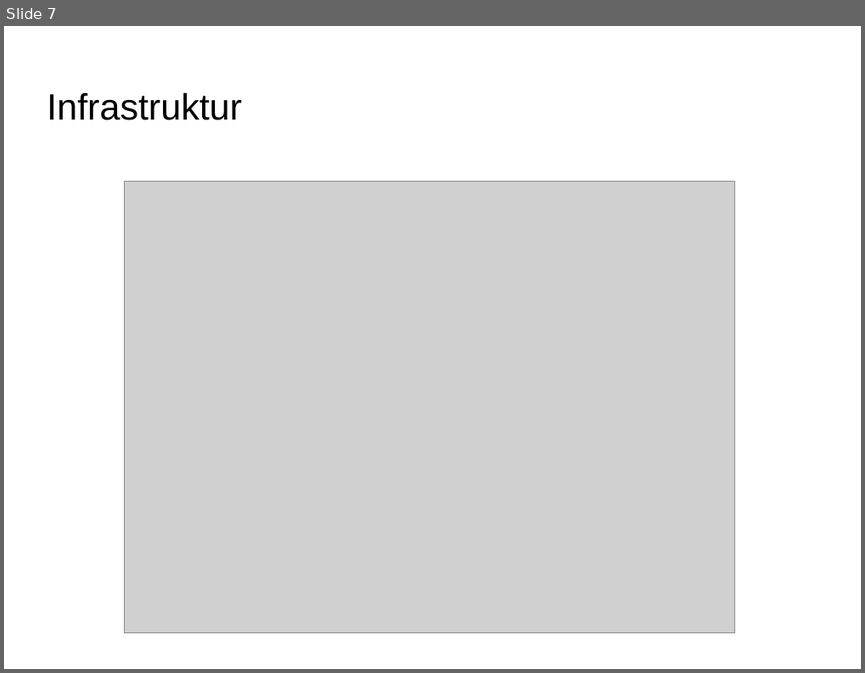
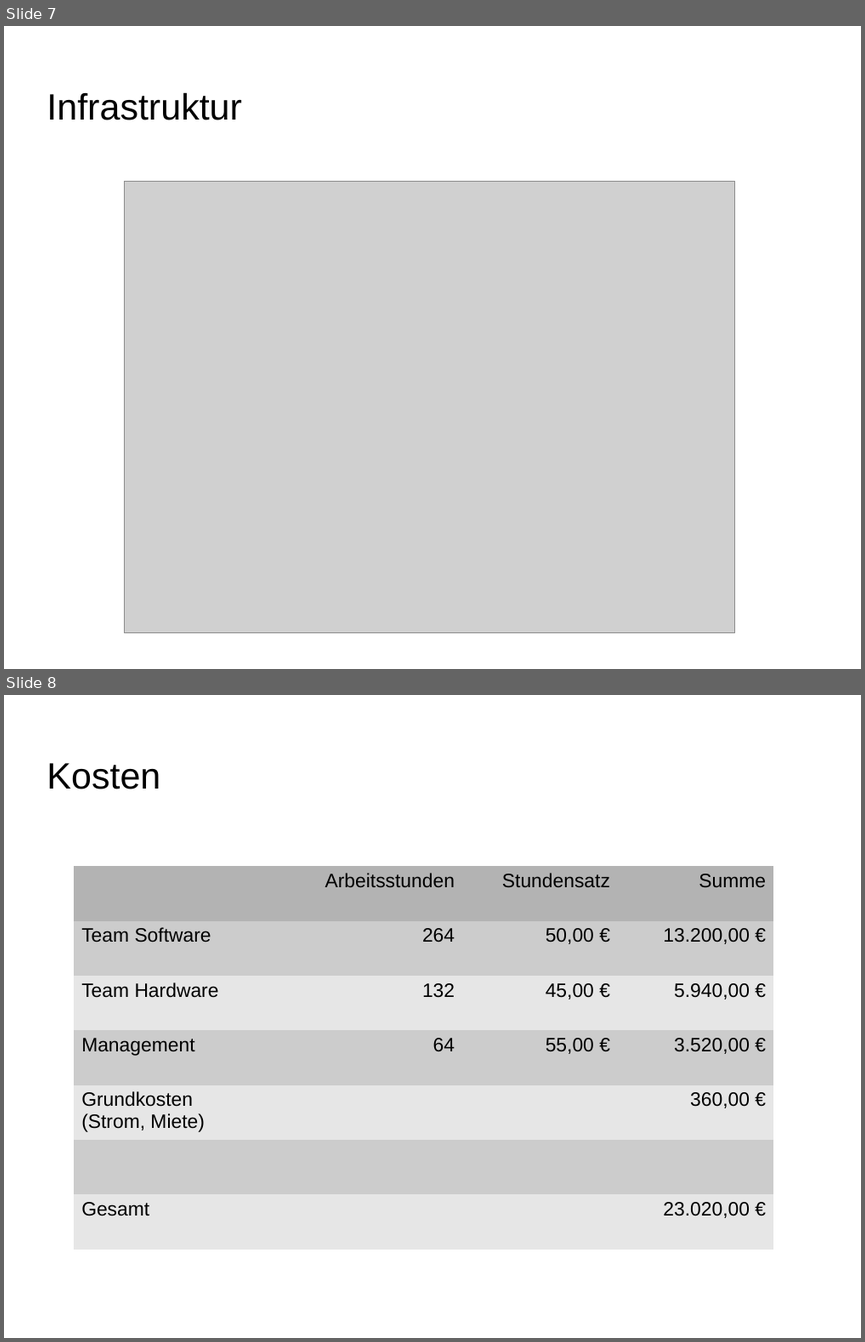
Before and after one commit to Projekt-IFA11D/components, a slide deck: organisation/presentation/finale_praesentation.odp. Shown one above the other, each under a label of ours: slide 7 before the commit, slides 7 and 8 after it. The pictures are 865x673 and 865x1342 pixels, drawn with LibreOffice and Linux fonts; fonts in the diff are those of the drawing; grey boxes stand for pictures; background and template pictures are left out. Boxes give left, top, right and bottom in pixels: in the first picture for what was removed or moved away, otherwise in the second. Text is boxed around its words. In the diff, an @@ line names an element or a change of style, - is before the commit and + after.

```diff
--- a/organisation/presentation/finale_praesentation.odp
+++ b/organisation/presentation/finale_praesentation.odp
@@ slide 8 added at <box>4,695,861,1338</box>, background picture (left out) @@
@@ title added at <box>46,763,160,789</box>, 33.9 pt, text #000000 @@
+Kosten
@@ table added at <box>74,866,774,1248</box>, 7 rows, 4 columns @@
+ | Arbeitsstunden | Stundensatz | Summe
+Team Software | 264 | 50,00 € | 13.200,00 €
+Team Hardware | 132 | 45,00 € | 5.940,00 €
+Management | 64 | 55,00 € | 3.520,00 €
+Grundkosten / (Strom, Miete) |  |  | 360,00 €
+ |  |  | 
+Gesamt |  |  | 23.020,00 €
```
Also in this commit, not shown: 1 other slide added, 1 slide removed, 2 other files.
